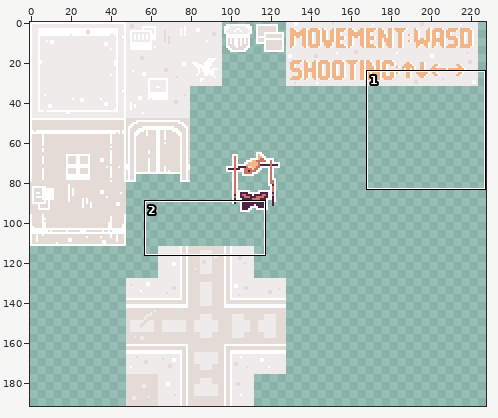
A sprite sheet gets an edit: assets/tilesets/tileset.png. The picture above shows the old version from afar; the outline marks the close-up.
Close-up. Earlier state:
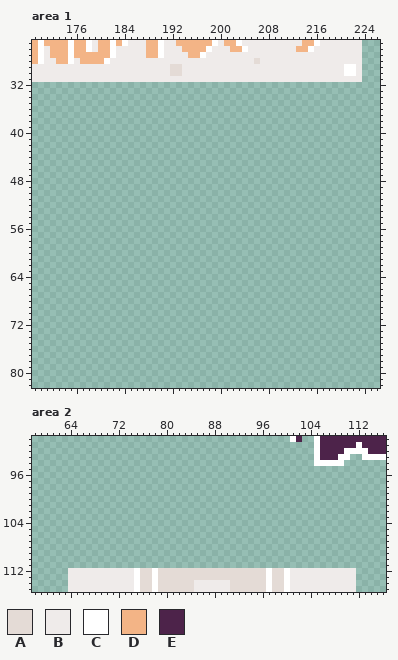
The file is 320x192 pixels. Shown: area 1: x 169..226, y 25..82; area 2: x 58..116, y 90..115. The wide view leaves out empty margins. The commit also changed other parts of the picture, which this record leaves out.
Palette (. is transparent): A #e4dbd6  B #efebea  C #ffffff  D #f3b486  E #4d234a
Pixels before, area 1 (only the part around the change), first column x 169:
27 DCBDDDCDDDDDDCBBBBBDDCBBBBDDCBBBBBBBBBBBBBBBBBBBBBBBBBB...
28 DCBBDDCBDDDDCBBBBBBBBBBBBBBBBBBBBBBBBABBBBBBBBBBBBBBBBB...
29 BBBBBBBBBBBBBBBBBBBBBBBAABBBBBBBBBBBBBBBBBBBBBBBBBBBCCB...
30 BBBBBBBBBBBBBBBBBBBBBBBAABBBBBBBBBBBBBBBBBBBBBBBBBBBCCB...
31 BBBBBBBBBBBBBBBBBBBBBBBBBBBBBBBBBBBBBBBBBBBBBBBBBBBBBBB...
32 ..........................................................
33 ..........................................................
34 ..........................................................
35 ..........................................................
36 ..........................................................
37 ..........................................................
38 ..........................................................
39 ..........................................................
40 ..........................................................
41 ..........................................................
42 ..........................................................
43 ..........................................................
44 ..........................................................
45 ..........................................................
46 ..........................................................
47 ..........................................................
48 ..........................................................
49 ..........................................................
50 ..........................................................
51 ..........................................................
52 ..........................................................
53 ..........................................................
54 ..........................................................
55 ..........................................................
56 ..........................................................
57 ..........................................................
58 ..........................................................
59 ..........................................................
60 ..........................................................
61 ..........................................................
62 ..........................................................
63 ..........................................................
64 ..........................................................
65 ..........................................................
66 ..........................................................
67 ..........................................................
68 ..........................................................
69 ..........................................................
70 ..........................................................
71 ..........................................................
72 ..........................................................
73 ..........................................................
74 ..........................................................
75 ..........................................................
76 ..........................................................
77 ..........................................................
78 ..........................................................
79 ..........................................................
80 ..........................................................
81 ..........................................................
82 ..........................................................
Pixels before, area 2, first column x 64:
 90 .....................................CE..CEEEEEEEEEEE
 91 .........................................CEEEEEECEEEE
 92 .........................................CEEEECCCCEEE
 93 .........................................CEEECC..CCCC
 94 .........................................CCCCC.......
 95 .....................................................
 96 .....................................................
 97 .....................................................
 98 .....................................................
 99 .....................................................
100 .....................................................
101 .....................................................
102 .....................................................
103 .....................................................
104 .....................................................
105 .....................................................
106 .....................................................
107 .....................................................
108 .....................................................
109 .....................................................
110 .....................................................
111 .....................................................
112 BBBBBBBBBBBCAACAAAAAAAAAAAAAAAAAACAACBBBBBBBBBBB.....
113 BBBBBBBBBBBCAACAAAAAAAAAAAAAAAAAACAACBBBBBBBBBBB.....
114 BBBBBBBBBBBCAACAAAAAABBBBBBAAAAAACAACBBBBBBBBBBB.....
115 BBBBBBBBBBBCAACAAAAAABBBBBBAAAAAACAACBBBBBBBBBBB.....
After the commit:
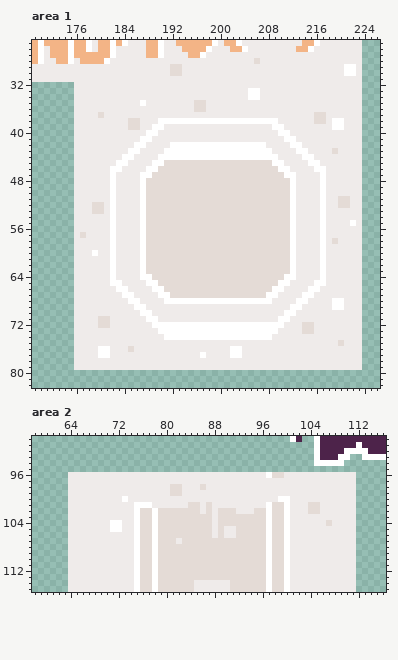
Edits made:
Changed rows in their new state; - is an unchanged pixel.
Area 1:
first column x 176:
32 BBBBBBBBBBBBBBBBBBBBBBBBBBBBBBBBBBBBBBBBBBBBBBBB
33 BBBBBBBBBBBBBBBBBBBBBBBBBBBBBCCBBBBBBBBBBBBBBBBB
34 BBBBBBBBBBBBBBBBBBBBBBBBBBBBBCCBBBBBBBBBBBBBBBBB
35 BBBBBBBBBBBCBBBBBBBBAABBBBBBBBBBBBBBBBBBBBBBBBBB
36 BBBBBBBBBBBBBBBBBBBBAABBBBBBBBBBBBBBBBBBBBBBBBBB
37 BBBBABBBBBBBBBBBBBBBBBBBBBBBBBBBBBBBBBBBAABBBBBB
38 BBBBBBBBBAABBBCCCCCCCCCCCCCCCCCCCCBBBBBBAABCCBBB
39 BBBBBBBBBAABBCCBBBBBBBBBBBBBBBBBBCCBBBBBBBBCCBBB
40 BBBBBBBBBBBBCCBBBBBBBBBBBBBBBBBBBBCCBBBBBBBBBBBB
41 BBBBBBBBBBBCCBBBBBBBBBBBBBBBBBBBBBBCCBBBBBBBBBBB
42 BBBBBBBBBBCCBBBBCCCCCCCCCCCCCCCCBBBBCCBBBBBBBBBB
43 BBBBBBBBBCCBBBBCCCCCCCCCCCCCCCCCCBBBBCCBBBBABBBB
44 BBBBBBBBCCBBBBCCCCCCCCCCCCCCCCCCCCBBBBCCBBBBBBBB
45 BBBBBBBCCBBBBCCAAAAAAAAAAAAAAAAAACCBBBBCCBBBBBBB
46 BBBBBBCCBBBBCCAAAAAAAAAAAAAAAAAAAACCBBBBCCBBBBBB
47 BBBBBBCBBBBCCAAAAAAAAAAAAAAAAAAAAAACCBBBBCBBBBBB
48 BBBBBBCBBBBCAAAAAAAAAAAAAAAAAAAAAAAACBBBBCBBBBBB
49 BBBBBBCBBBBCAAAAAAAAAAAAAAAAAAAAAAAACBBBBCBBBBBB
50 BBBBBBCBBBBCAAAAAAAAAAAAAAAAAAAAAAAACBBBBCBBBBBB
51 BBBBBBCBBBBCAAAAAAAAAAAAAAAAAAAAAAAACBBBBCBBAABB
52 BBBAABCBBBBCAAAAAAAAAAAAAAAAAAAAAAAACBBBBCBBAABB
53 BBBAABCBBBBCAAAAAAAAAAAAAAAAAAAAAAAACBBBBCBBBBBB
54 BBBBBBCBBBBCAAAAAAAAAAAAAAAAAAAAAAAACBBBBCBBBBBB
55 BBBBBBCBBBBCAAAAAAAAAAAAAAAAAAAAAAAACBBBBCBBBBCB
56 BBBBBBCBBBBCAAAAAAAAAAAAAAAAAAAAAAAACBBBBCBBBBBB
57 BABBBBCBBBBCAAAAAAAAAAAAAAAAAAAAAAAACBBBBCBBBBBB
58 BBBBBBCBBBBCAAAAAAAAAAAAAAAAAAAAAAAACBBBBCBABBBB
59 BBBBBBCBBBBCAAAAAAAAAAAAAAAAAAAAAAAACBBBBCBBBBBB
60 BBBCBBCBBBBCAAAAAAAAAAAAAAAAAAAAAAAACBBBBCBBBBBB
61 BBBBBBCBBBBCAAAAAAAAAAAAAAAAAAAAAAAACBBBBCBBBBBB
62 BBBBBBCBBBBCAAAAAAAAAAAAAAAAAAAAAAAACBBBBCBBBBBB
63 BBBBBBCBBBBCAAAAAAAAAAAAAAAAAAAAAAAACBBBBCBBBBBB
64 BBBBBBCBBBBCCAAAAAAAAAAAAAAAAAAAAAACCBBBBCBBBBBB
65 BBBBBBCCBBBBCCAAAAAAAAAAAAAAAAAAAACCBBBBCCBBBBBB
66 BBBBBBBCCBBBBCCAAAAAAAAAAAAAAAAAACCBBBBCCBBBBBBB
67 BBBBBBBBCCBBBBCCAAAAAAAAAAAAAAAACCBBBBCCBBBBBBBB
68 BBBBBBBBBCCBBBBCCCCCCCCCCCCCCCCCCBBBBCCBBBBCCBBB
69 BBBBBBBBBBCCBBBBBBBBBBBBBBBBBBBBBBBBCCBBBBBCCBBB
70 BBBBBBBBBBBCCBBBBBBBBBBBBBBBBBBBBBBCCBBBBBBBBBBB
71 BBBBAABBBBBBCCBBBBBBBBBBBBBBBBBBBBCCBBBBBBBBBBBB
72 BBBBAABBBBBBBCCCCCCCCCCCCCCCCCCCCCCBBBAABBBBBBBB
73 BBBBBBBBBBBBBBCCCCCCCCCCCCCCCCCCCCBBBBAABBBBBBBB
74 BBBBBBBBBBBBBBBCCCCCCCCCCCCCCCCCCBBBBBBBBBBBBBBB
75 BBBBBBBBBBBBBBBBBBBBBBBBBBBBBBBBBBBBBBBBBBBBABBB
76 BBBBCCBBBABBBBBBBBBBBBBBBBCCBBBBBBBBBBBBBBBBBBBB
77 BBBBCCBBBBBBBBBBBBBBBCBBBBCCBBBBBBBBBBBBBBBBBBBB
78 BBBBBBBBBBBBBBBBBBBBBBBBBBBBBBBBBBBBBBBBBBBBBBBB
79 BBBBBBBBBBBBBBBBBBBBBBBBBBBBBBBBBBBBBBBBBBBBBBBB
Area 2:
first column x 64:
 96 BBBBBBBBBBBBBBBBBBBBBBBBBBBBBBBBBCAABBBBBBBBBBBB
 97 BBBBBBBBBBBBBBBBBBBBBBBBBBBBBBBBBBBBBBBBBBBBBBBB
 98 BBBBBBBBBBBBBBBBBAABBBABBBBBBBBBBBBBBBBBBBBBBBBB
 99 BBBBBBBBBBBBBBBBBAABBBBBBBBBBBBBBBBBBBBBBBBBBBBB
100 BBBBBBBBBCBBBBBBBBBBBBBBBBBBBBBBBBBCCBBBBBBBBBBB
101 BBBBBBBBBBBCCCBBBBBBAABABBBBBBBBBCAACBBBAABBBBBB
102 BBBBBBBBBBBCAACAAAAAAABABAAABBBAACAACBBBAABBBBBB
103 BBBBBBBBBBBCAACAAAAAAAAABAAAAAAAACAACBBBBBBBBBBB
104 BBBBBBBCCBBCAACAAAAAAAAABAAAAAAAACAACBBBBBBABBBB
105 BBBBBBBCCBBCAACAAAAAAAAABABBAAAAACAACBBBBBBBBBBB
106 BBBBBBBBBBBCAACAAAAAAAAABABBAAAAACAACBBBBBBBBBBB
107 BBBBBBBBBBBCAACAAABAAAAAAAAAAAAAACAACBBBBBBBBBBB
108 BBBBBBBBBBBCAACAAAAAAAAAAAAAAAAAACAACBBBBBBBBBBB
109 BBBBBBBBBBBCAACAAAAAAAAAAAAAAAAAACAACBBBBBBBBBBB
110 BBBBBBBBBBBCAACAAAAAAAAAAAAAAAAAACAACBBBBBBBBBBB
111 BBBBBBBBBBBCAACAAAAAAAAAAAAAAAAAACAACBBBBBBBBBBB
